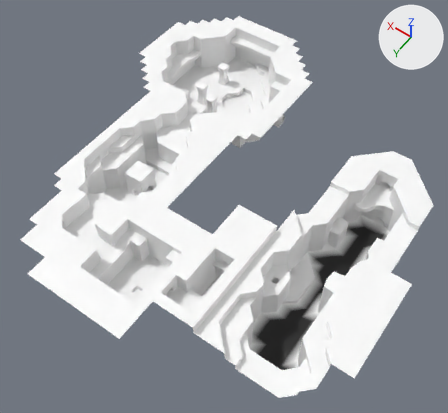
The glTF model Models/level-6.glb: old version first, new version second.
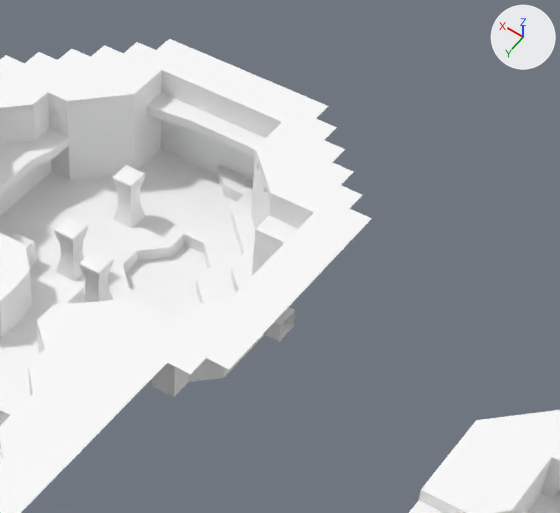
Old and new are each drawn whole from a 50 mm lens placed at (-34.4, 142.3, 163.3), pointed at (41.6, 35.9, -3.8) and again close up on the part from 39% to 85% of the width and 0% to 46% of the height. Lighting does not change. The marker at upper right points along +X, +Y and +Z. The last two pictures show the newer version. Vertices at exactly the same position are counted once.

The first close-up shows 'level-6'.
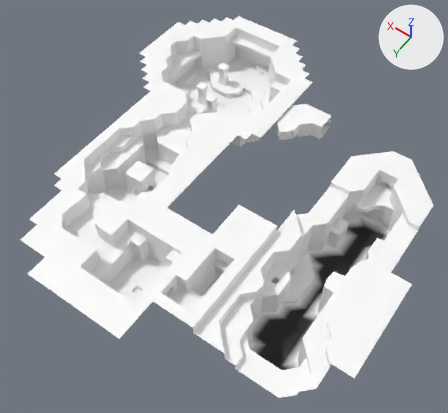
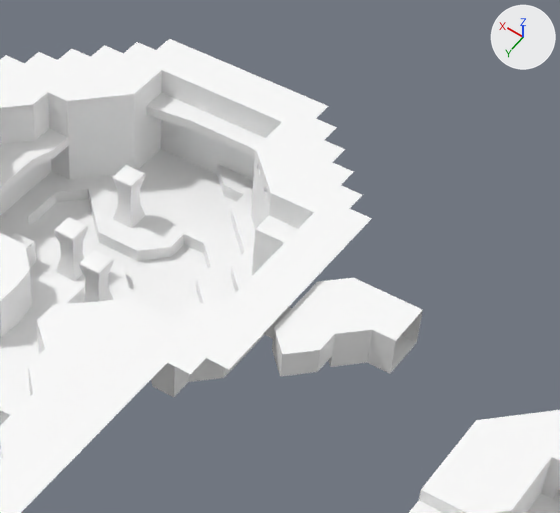
Commit message: working on level 6

Location of each change, [x1, y1, x2, y2] in pixels of the close-ups (560 x 513 px):
```json
{"part": 1, "of": "me_level_6", "change": "built on", "before": [13, 189, 137, 272], "after": [13, 189, 423, 376]}
```

The change, as JSON lines over the scene's bpy script:
```json
{"block": "me_level_6", "where": "# used by ob_level_6; location = (0.0, 0.0, 0.0)"}
{"op": "remove", "block": "me_level_6", "code": "me_level_6.from_pydata(...)  # 2480 vertices, 4736 faces; spans x -24.5..105.0, y -38.5..98.0, z -12.0..11.0"}
{"op": "add", "block": "me_level_6", "code": "me_level_6.from_pydata(...)  # 2553 vertices, 4878 faces; spans x -24.5..105.0, y -38.5..98.0, z -12.0..11.0"}
{"block": "me_level_6", "change": "me_level_6 part 1"}
{"block": "me_level_6", "change": "4 vertices are removed from x 84.0..87.5, y -14.0..-7.0, z -3.5"}
{"block": "me_level_6", "change": "24 faces are deleted"}
{"block": "me_level_6", "change": "32 vertices are added at x 28.0..87.5, y -14.0..3.5, z -5.5..10.0"}
{"block": "me_level_6", "change": "11 new vertices lie (0.0, 0.0, -2.0) away from vertices in x 77.0..91.0, y -17.5..-3.5, z -3.5"}
{"block": "me_level_6", "change": "16 new vertices lie (3.5, 3.5, 0.0) away from vertices in x 28.0..38.5, y -10.5..3.5, z 4.0..10.0"}
{"block": "me_level_6", "change": "11 new vertices lie (0.0, 3.5, 0.0) away from vertices in x 28.0..84.0, y -14.0..0.0, z -5.5..10.0"}
{"block": "me_level_6", "change": "7 new vertices lie (-3.5, 0.0, 0.0) away from vertices in x 31.5..42.0, y -10.5..-3.5, z 6.0..10.0"}
{"block": "me_level_6", "change": "166 new faces join them"}
```
